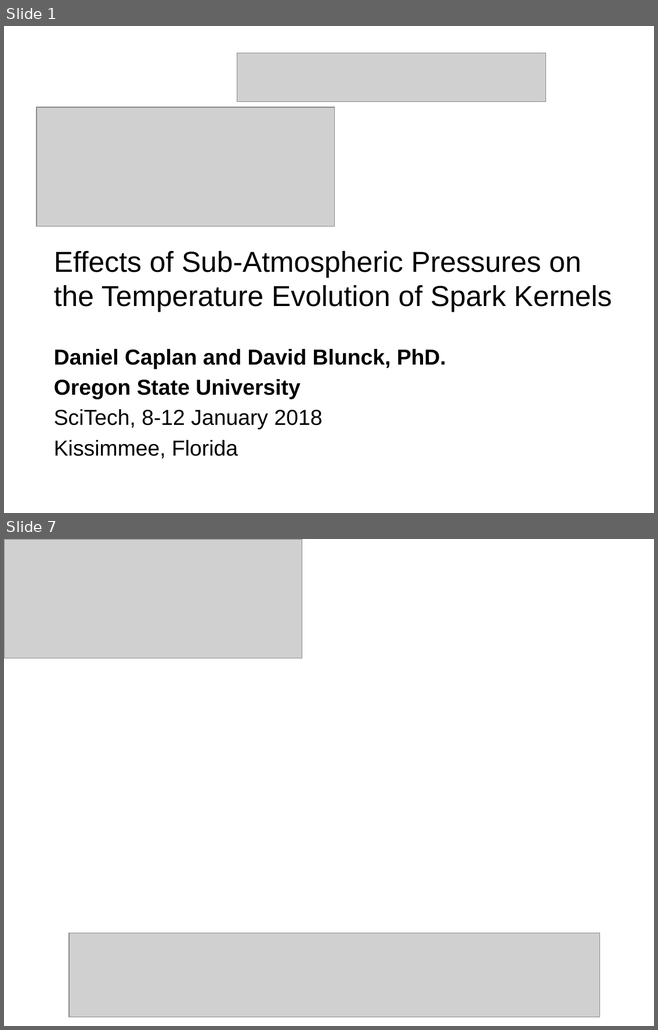
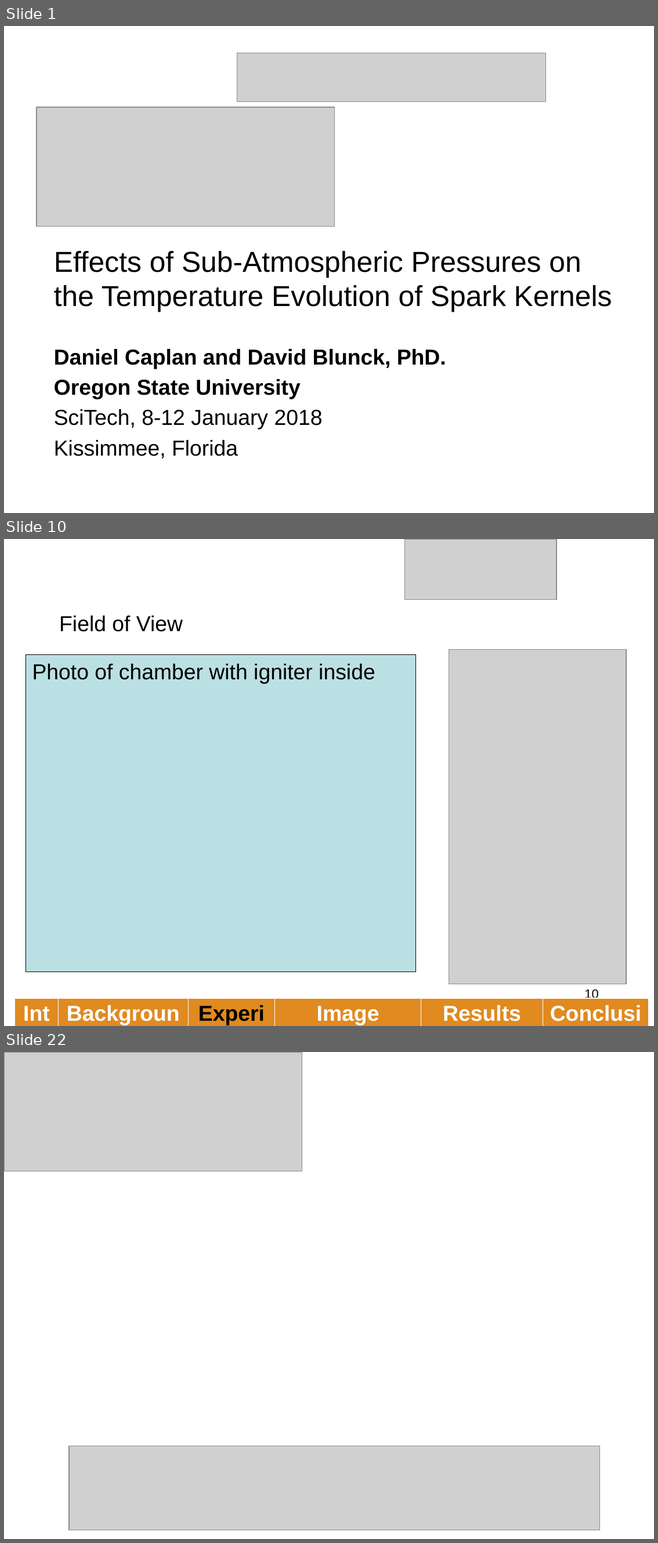
Before and after one commit to caplanda/Spark-Kernels-SciTech-Presentation, a slide deck: Spark Kernels v1.pptx. Shown one above the other, each under a label of ours: slides 1 and 7 before the commit, slides 1, 10 and 22 after it; the slides between them are not shown. The pictures are 658x1030 and 658x1543 pixels, drawn with LibreOffice and Linux fonts; fonts in the diff are those of the drawing; grey boxes stand for pictures; background and template pictures are left out. Boxes give left, top, right and bottom in pixels: in the first picture for what was removed or moved away, otherwise in the second. Text is boxed around its words. In the diff, an @@ line names an element or a change of style, - is before the commit and + after.

```diff
--- a/Spark Kernels v1.pptx
+++ b/Spark Kernels v1.pptx
@@ slide 10 added at bbox=[4, 539, 654, 1026], background picture (left out) @@
@@ picture added at bbox=[405, 539, 556, 599] @@
@@ title added at bbox=[59, 616, 183, 632], 24 pt, text #000000 @@
+Field of View
@@ rectangle added at bbox=[25, 654, 415, 972], fill #BBE0E3, outline #000000 0.75 pt, 24 pt, text #000000 @@
+Photo of chamber with igniter inside
@@ picture added at bbox=[448, 649, 626, 984] @@
@@ page number added at bbox=[584, 989, 598, 1001], 14 pt, text #000000 @@
+10
@@ table added at bbox=[15, 998, 648, 1026], 1 rows, 6 columns @@
+Intro | Background | Experiment | Image Processing | Results | Conclusions
@@ what was slide 7 is now slide 22 @@
```
Also in this commit, not shown: 5 slides changed, 15 other slides added, 2 other files.
